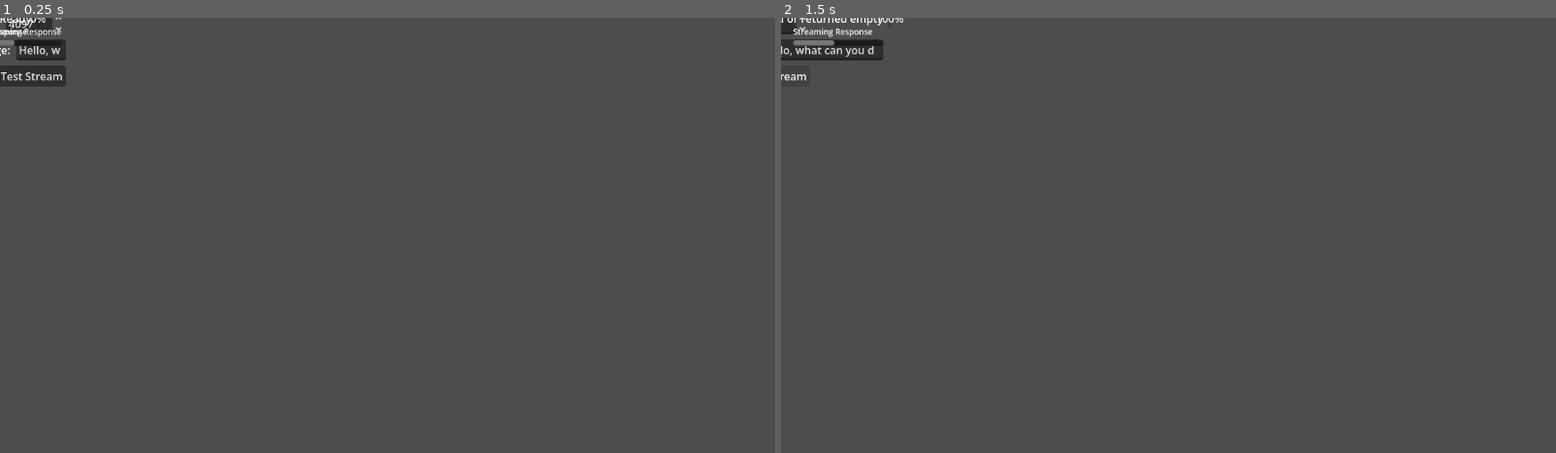
Above: before the commit, frames 1-2 (left to right).
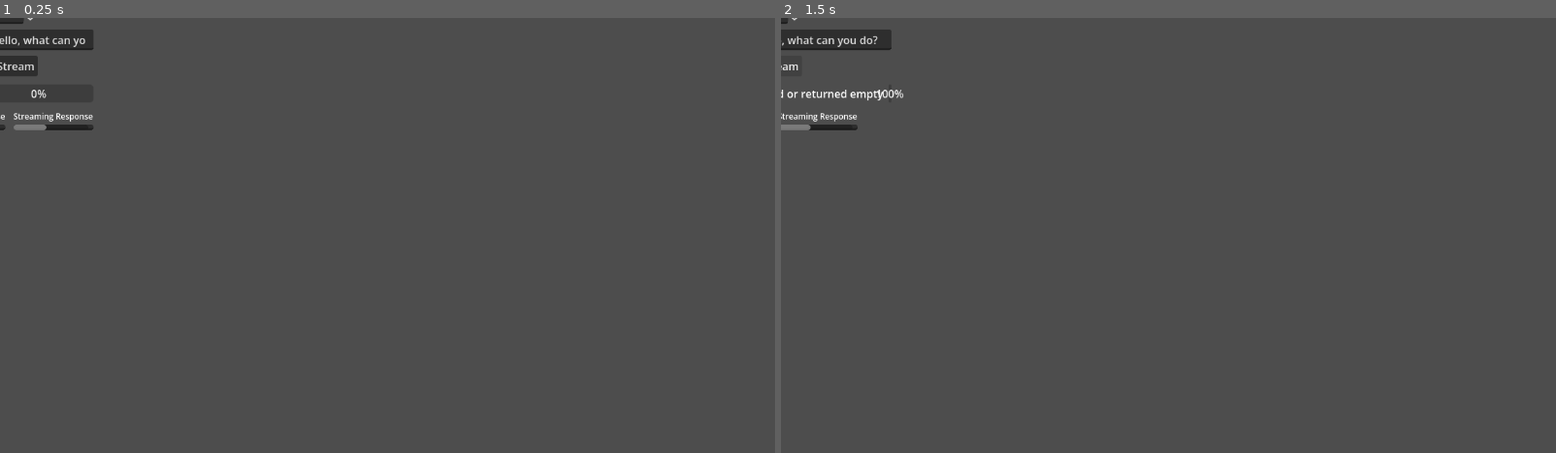
Above: after the commit, the same moments.

Repository: deneuxj/godot-ai
Game: Godot game, scene res://test_openai_client.tscn
Two runs of this game, one before a commit and one after it. Both use one fixed random seed, a clock stepped at 60 frames per second and the inputs below. The project has no main scene, so this scene is started directly.
Inputs:
- Up to frame 1 (0.25 s): no input
- Up to frame 2 (1.5 s): click "Test Stream" at 0.5 s; tap Enter at 1.25 s

The runs differ from the first frame. In frame 1, 1.3% of the frame differs, in the area x 0-13%, y 0-26%; in frame 2, 1.3%.
Error in both runs: Trying to assign value of type 'PackedStringArray' to a variable of type 'String'. (res://addons/ai_assistant/ai_client/openai_client.gd:112)

Commit message:
docs: document Panel layout gotcha and fix test scene
- Add PANEL_LAYOUT_GOTCHA.md explaining why Panel nodes break inside
  container trees (custom_minimum_size + EXPAND flags fight container
  sizing) and the correct alternatives (MarginContainer, ColorRect,
  or no wrapper).
- Remove Panel wrappers from test_openai_client.tscn that caused the
  layout collapse, and update all @onready paths and signal connections
  to match the flattened hierarchy.
- Update agent_assisted_3d_panel.tscn uid format.

Co-authored-by: Qwen-Coder <qwen-coder@alibabacloud.com>

Diff:
--- a/project/test_openai_client.gd
+++ b/project/test_openai_client.gd
@@ -27,13 +27,13 @@
 ## Internal UI references.
 @onready var _status_label: Label = $UI/MainVBox/StatusRow/StatusLabel
 @onready var _progress_bar: ProgressBar = $UI/MainVBox/StatusRow/ProgressBar
-@onready var _response_text_edit: TextEdit = $UI/MainVBox/OutputContainer/ResponsePanel/ResponseVBox/Response
-@onready var _streaming_text_edit: TextEdit = $UI/MainVBox/OutputContainer/StreamingPanel/StreamingVBox/StreamingResponse
-@onready var _endpoint_line: LineEdit = $UI/MainVBox/ConfigPanel/ConfigVBox/EndpointRow/Endpoint
-@onready var _api_key_line: LineEdit = $UI/MainVBox/ConfigPanel/ConfigVBox/ApiKeyRow/ApiKey
-@onready var _model_line: LineEdit = $UI/MainVBox/ConfigPanel/ConfigVBox/ModelRow/Model
-@onready var _max_tokens_spin: SpinBox = $UI/MainVBox/ConfigPanel/ConfigVBox/MaxTokensRow/MaxTokens
-@onready var _user_message_line: LineEdit = $UI/MainVBox/ConfigPanel/ConfigVBox/UserMessageRow/UserMessage
+@onready var _response_text_edit: TextEdit = $UI/MainVBox/OutputContainer/ResponseVBox/Response
+@onready var _streaming_text_edit: TextEdit = $UI/MainVBox/OutputContainer/StreamingVBox/StreamingResponse
+@onready var _endpoint_line: LineEdit = $UI/MainVBox/ConfigVBox/EndpointRow/Endpoint
+@onready var _api_key_line: LineEdit = $UI/MainVBox/ConfigVBox/ApiKeyRow/ApiKey
+@onready var _model_line: LineEdit = $UI/MainVBox/ConfigVBox/ModelRow/Model
+@onready var _max_tokens_spin: SpinBox = $UI/MainVBox/ConfigVBox/MaxTokensRow/MaxTokens
+@onready var _user_message_line: LineEdit = $UI/MainVBox/ConfigVBox/UserMessageRow/UserMessage
 
 
 func _ready() -> void:
@@ -50,8 +50,8 @@
 	_user_message_line.text = user_message
 
 	# Connect button signals.
-	$UI/MainVBox/ConfigPanel/ConfigVBox/ButtonsRow/TestChatBtn.pressed.connect(_on_test_chat_pressed)
-	$UI/MainVBox/ConfigPanel/ConfigVBox/ButtonsRow/TestStreamBtn.pressed.connect(_on_test_stream_pressed)
+	$UI/MainVBox/ConfigVBox/ButtonsRow/TestChatBtn.pressed.connect(_on_test_chat_pressed)
+	$UI/MainVBox/ConfigVBox/ButtonsRow/TestStreamBtn.pressed.connect(_on_test_stream_pressed)
 
 	# Sync UI changes back to inspector-exposed vars.
 	_endpoint_line.text_changed.connect(_on_endpoint_changed)
--- a/project/test_openai_client.tscn
+++ b/project/test_openai_client.tscn
@@ -26,107 +26,95 @@
 grow_vertical = 2
 theme_override_constants/separation = 12
 
-[node name="ConfigPanel" type="Panel" parent="UI/MainVBox" unique_id=100002]
+[node name="ConfigVBox" type="VBoxContainer" parent="UI/MainVBox" unique_id=100003]
 layout_mode = 2
-
-[node name="ConfigVBox" type="VBoxContainer" parent="UI/MainVBox/ConfigPanel" unique_id=100003]
-layout_mode = 1
-anchors_preset = 15
-anchor_right = 1.0
-anchor_bottom = 1.0
-offset_left = 12.0
-offset_top = 12.0
-offset_right = -12.0
-offset_bottom = -12.0
-grow_horizontal = 2
-grow_vertical = 2
 theme_override_constants/separation = 8
 
-[node name="ConfigTitle" type="Label" parent="UI/MainVBox/ConfigPanel/ConfigVBox" unique_id=100004]
+[node name="ConfigTitle" type="Label" parent="UI/MainVBox/ConfigVBox" unique_id=100004]
 layout_mode = 2
 theme_override_font_sizes/font_size = 14
 text = "Configuration"
 
-[node name="EndpointRow" type="HBoxContainer" parent="UI/MainVBox/ConfigPanel/ConfigVBox" unique_id=100005]
+[node name="EndpointRow" type="HBoxContainer" parent="UI/MainVBox/ConfigVBox" unique_id=100005]
 layout_mode = 2
 size_flags_horizontal = 3
 theme_override_constants/separation = 8
 
-[node name="EndpointLabel" type="Label" parent="UI/MainVBox/ConfigPanel/ConfigVBox/EndpointRow" unique_id=100006]
+[node name="EndpointLabel" type="Label" parent="UI/MainVBox/ConfigVBox/EndpointRow" unique_id=100006]
 layout_mode = 2
 text = "Endpoint:"
 
-[node name="Endpoint" type="LineEdit" parent="UI/MainVBox/ConfigPanel/ConfigVBox/EndpointRow" unique_id=100007]
+[node name="Endpoint" type="LineEdit" parent="UI/MainVBox/ConfigVBox/EndpointRow" unique_id=100007]
 layout_mode = 2
 size_flags_horizontal = 3
 text = "http://localhost:1234/v1"
 
-[node name="ApiKeyRow" type="HBoxContainer" parent="UI/MainVBox/ConfigPanel/ConfigVBox" unique_id=100008]
+[node name="ApiKeyRow" type="HBoxContainer" parent="UI/MainVBox/ConfigVBox" unique_id=100008]
 layout_mode = 2
 size_flags_horizontal = 3
 theme_override_constants/separation = 8
 
-[node name="ApiKeyLabel" type="Label" parent="UI/MainVBox/ConfigPanel/ConfigVBox/ApiKeyRow" unique_id=100009]
+[node name="ApiKeyLabel" type="Label" parent="UI/MainVBox/ConfigVBox/ApiKeyRow" unique_id=100009]
 layout_mode = 2
 text = "API Key:"
 
-[node name="ApiKey" type="LineEdit" parent="UI/MainVBox/ConfigPanel/ConfigVBox/ApiKeyRow" unique_id=100010]
+[node name="ApiKey" type="LineEdit" parent="UI/MainVBox/ConfigVBox/ApiKeyRow" unique_id=100010]
 layout_mode = 2
 size_flags_horizontal = 3
 
-[node name="ModelRow" type="HBoxContainer" parent="UI/MainVBox/ConfigPanel/ConfigVBox" unique_id=100011]
+[node name="ModelRow" type="HBoxContainer" parent="UI/MainVBox/ConfigVBox" unique_id=100011]
 layout_mode = 2
 size_flags_horizontal = 3
 theme_override_constants/separation = 8
 
-[node name="ModelLabel" type="Label" parent="UI/MainVBox/ConfigPanel/ConfigVBox/ModelRow" unique_id=100012]
+[node name="ModelLabel" type="Label" parent="UI/MainVBox/ConfigVBox/ModelRow" unique_id=100012]
 layout_mode = 2
 text = "Model:"
 
-[node name="Model" type="LineEdit" parent="UI/MainVBox/ConfigPanel/ConfigVBox/ModelRow" unique_id=100013]
+[node name="Model" type="LineEdit" parent="UI/MainVBox/ConfigVBox/ModelRow" unique_id=100013]
 layout_mode = 2
 size_flags_horizontal = 3
 text = "local-model"
 
-[node name="MaxTokensRow" type="HBoxContainer" parent="UI/MainVBox/ConfigPanel/ConfigVBox" unique_id=100014]
+[node name="MaxTokensRow" type="HBoxContainer" parent="UI/MainVBox/ConfigVBox" unique_id=100014]
 layout_mode = 2
 size_flags_horizontal = 3
 theme_override_constants/separation = 8
 
-[node name="MaxTokensLabel" type="Label" parent="UI/MainVBox/ConfigPanel/ConfigVBox/MaxTokensRow" unique_id=100015]
+[node name="MaxTokensLabel" type="Label" parent="UI/MainVBox/ConfigVBox/MaxTokensRow" unique_id=100015]
 layout_mode = 2
 text = "Max Tokens:"
 
-[node name="MaxTokens" type="SpinBox" parent="UI/MainVBox/ConfigPanel/ConfigVBox/MaxTokensRow" unique_id=100016]
+[node name="MaxTokens" type="SpinBox" parent="UI/MainVBox/ConfigVBox/MaxTokensRow" unique_id=100016]
 layout_mode = 2
 min_value = 1.0
 max_value = 131072.0
 step = 256.0
-value = 100.0
+value = 4097.0
 
-[node name="UserMessageRow" type="HBoxContainer" parent="UI/MainVBox/ConfigPanel/ConfigVBox" unique_id=100017]
+[node name="UserMessageRow" type="HBoxContainer" parent="UI/MainVBox/ConfigVBox" unique_id=100017]
 layout_mode = 2
 size_flags_horizontal = 3
 theme_override_constants/separation = 8
 
-[node name="UserMessageLabel" type="Label" parent="UI/MainVBox/ConfigPanel/ConfigVBox/UserMessageRow" unique_id=100018]
+[node name="UserMessageLabel" type="Label" parent="UI/MainVBox/ConfigVBox/UserMessageRow" unique_id=100018]
 layout_mode = 2
 text = "User Message:"
 
-[node name="UserMessage" type="LineEdit" parent="UI/MainVBox/ConfigPanel/ConfigVBox/UserMessageRow" unique_id=100019]
+[node name="UserMessage" type="LineEdit" parent="UI/MainVBox/ConfigVBox/UserMessageRow" unique_id=100019]
 layout_mode = 2
 size_flags_horizontal = 3
 text = "Hello, what can you do?"
 
-[node name="ButtonsRow" type="HBoxContainer" parent="UI/MainVBox/ConfigPanel/ConfigVBox" unique_id=100020]
+[node name="ButtonsRow" type="HBoxContainer" parent="UI/MainVBox/ConfigVBox" unique_id=100020]
 layout_mode = 2
 theme_override_constants/separation = 12
 
-[node name="TestChatBtn" type="Button" parent="UI/MainVBox/ConfigPanel/ConfigVBox/ButtonsRow" unique_id=100021]
+[node name="TestChatBtn" type="Button" parent="UI/MainVBox/ConfigVBox/ButtonsRow" unique_id=100021]
 layout_mode = 2
 text = "Test Chat"
 
-[node name="TestStreamBtn" type="Button" parent="UI/MainVBox/ConfigPanel/ConfigVBox/ButtonsRow" unique_id=100022]
+[node name="TestStreamBtn" type="Button" parent="UI/MainVBox/ConfigVBox/ButtonsRow" unique_id=100022]
 layout_mode = 2
 text = "Test Stream"
 
@@ -149,56 +137,32 @@
 size_flags_vertical = 3
 theme_override_constants/separation = 12
 
-[node name="ResponsePanel" type="Panel" parent="UI/MainVBox/OutputContainer" unique_id=100027]
+[node name="ResponseVBox" type="VBoxContainer" parent="UI/MainVBox/OutputContainer" unique_id=100028]
 layout_mode = 2
-size_flags_horizontal = 3
-size_flags_vertical = 3
-
-[node name="ResponseVBox" type="VBoxContainer" parent="UI/MainVBox/OutputContainer/ResponsePanel" unique_id=100028]
-layout_mode = 1
-anchors_preset = 15
-anchor_right = 1.0
-anchor_bottom = 1.0
-offset_left = 12.0
-offset_top = 12.0
-offset_right = -12.0
-offset_bottom = -12.0
-grow_horizontal = 2
-grow_vertical = 2
 theme_override_constants/separation = 4
 
-[node name="ResponseTitle" type="Label" parent="UI/MainVBox/OutputContainer/ResponsePanel/ResponseVBox" unique_id=100029]
+[node name="ResponseTitle" type="Label" parent="UI/MainVBox/OutputContainer/ResponseVBox" unique_id=100029]
 layout_mode = 2
 theme_override_font_sizes/font_size = 12
 text = "Non-streaming Response"
 
-[node name="Response" type="TextEdit" parent="UI/MainVBox/OutputContainer/ResponsePanel/ResponseVBox" unique_id=100030]
-layout_mode = 2
-placeholder_text = "Response will appear here..."
-
-[node name="StreamingPanel" type="Panel" parent="UI/MainVBox/OutputContainer" unique_id=100031]
+[node name="Response" type="TextEdit" parent="UI/MainVBox/OutputContainer/ResponseVBox" unique_id=100030]
 layout_mode = 2
 size_flags_horizontal = 3
 size_flags_vertical = 3
+placeholder_text = "Response will appear here..."
 
-[node name="StreamingVBox" type="VBoxContainer" parent="UI/MainVBox/OutputContainer/StreamingPanel" unique_id=100032]
-layout_mode = 1
-anchors_preset = 15
-anchor_right = 1.0
-anchor_bottom = 1.0
-offset_left = 12.0
-offset_top = 12.0
-offset_right = -12.0
-offset_bottom = -12.0
-grow_horizontal = 2
-grow_vertical = 2
+[node name="StreamingVBox" type="VBoxContainer" parent="UI/MainVBox/OutputContainer" unique_id=100032]
+layout_mode = 2
 theme_override_constants/separation = 4
 
-[node name="StreamingTitle" type="Label" parent="UI/MainVBox/OutputContainer/StreamingPanel/StreamingVBox" unique_id=100033]
+[node name="StreamingTitle" type="Label" parent="UI/MainVBox/OutputContainer/StreamingVBox" unique_id=100033]
 layout_mode = 2
 theme_override_font_sizes/font_size = 12
 text = "Streaming Response"
 
-[node name="StreamingResponse" type="TextEdit" parent="UI/MainVBox/OutputContainer/StreamingPanel/StreamingVBox" unique_id=100034]
+[node name="StreamingResponse" type="TextEdit" parent="UI/MainVBox/OutputContainer/StreamingVBox" unique_id=100034]
 layout_mode = 2
+size_flags_horizontal = 3
+size_flags_vertical = 3
 placeholder_text = "Streaming output will appear here..."
Not shown, changed: project/addons/ai_assistant/agent_assisted_3d_panel.tscn
Not shown, added: PANEL_LAYOUT_GOTCHA.md
